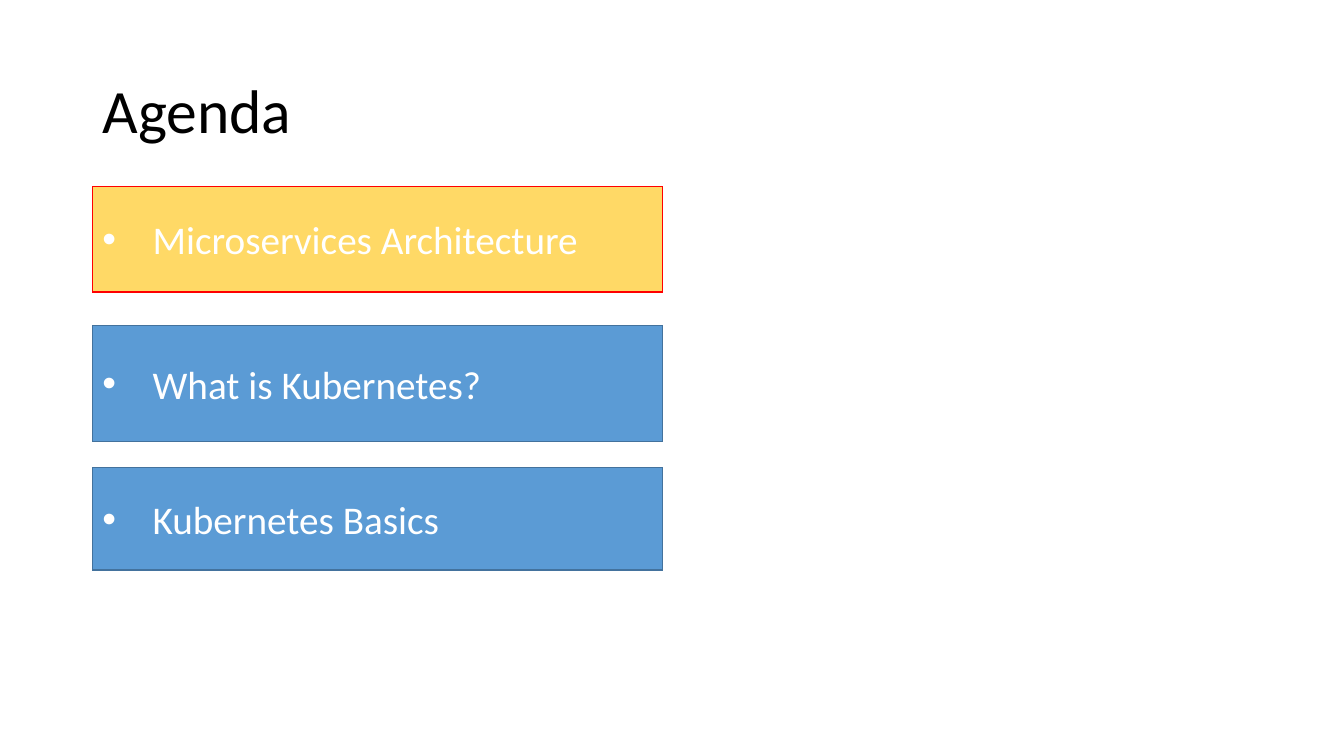
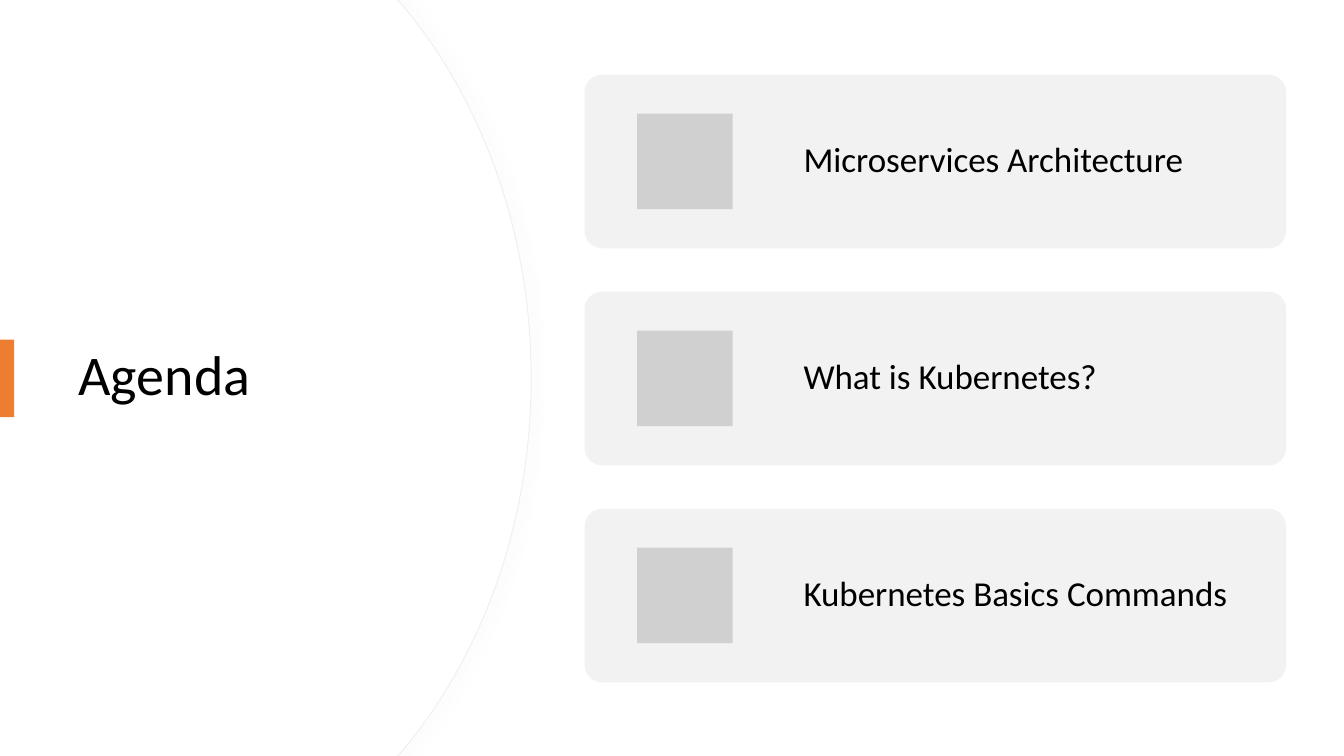
Before and after one commit to eylonmalin/k8s-training, a slide deck: slide 2 of day-1/Using Kubernetes Day 1.pptx. Drawn at 1344x756 pixels with LibreOffice and Linux fonts; fonts in the diff are those of the drawing; grey boxes stand for pictures. Boxes give left, top, right and bottom in pixels: in the first picture for what was removed or moved away, otherwise in the second. Text is boxed around its words. In the diff, an @@ line names an element or a change of style, - is before the commit and + after.

Commit message:
update day 1 pptx

```diff
--- a/day-1/Using Kubernetes Day 1.pptx
+++ b/day-1/Using Kubernetes Day 1.pptx
@@ freeform shape added at [0, 0, 531, 756], fill #FFFFFF, outline #EFEFEF 0.75 pt @@
@@ freeform shape added at [0, 0, 530, 756], fill #FFFFFF @@
@@ text "Microservices Architecture": place and size @@
-text "Microservices Architecture" at [93, 187, 663, 292]
+text "Microservices Architecture" at [804, 147, 1183, 173]
@@ text "Microservices Architecture" at [804, 147, 1183, 173]: size 28 to 25 pt, text colour #FFFFFF to #000000; bullet • to none; line spacing 1 to 0.9; more space between paragraphs; fill #FFD966 to none; outline #FF0000 1 pt to none @@
@@ title "Agenda": place and size @@
-title "Agenda" at [102, 90, 291, 144]
+title "Agenda" at [79, 356, 251, 405]
@@ title "Agenda" at [79, 356, 251, 405]: size 44 to 40 pt @@
@@ text "What is Kubernetes?": place and size @@
-text "What is Kubernetes?" at [93, 326, 663, 442]
+text "What is Kubernetes?" at [804, 364, 1097, 390]
@@ text "What is Kubernetes?" at [804, 364, 1097, 390]: size 28 to 25 pt, text colour #FFFFFF to #000000; bullet • to none; line spacing 1 to 0.9; more space between paragraphs; fill #5B9BD5 to none; outline #43739E 1 pt to none @@
@@ rectangle added at [0, 340, 14, 417], fill #ED7D31 @@
@@ rectangle removed at [93, 468, 663, 571] @@
-• Kubernetes Basics
@@ group added at [585, 75, 1287, 683]: 3 rounded rectangles, 3 pictures, 1 text @@
+Kubernetes Basics Commands
```
Also in this commit, not shown: 15 other slides changed, 10 slides added, 2 slides removed.
